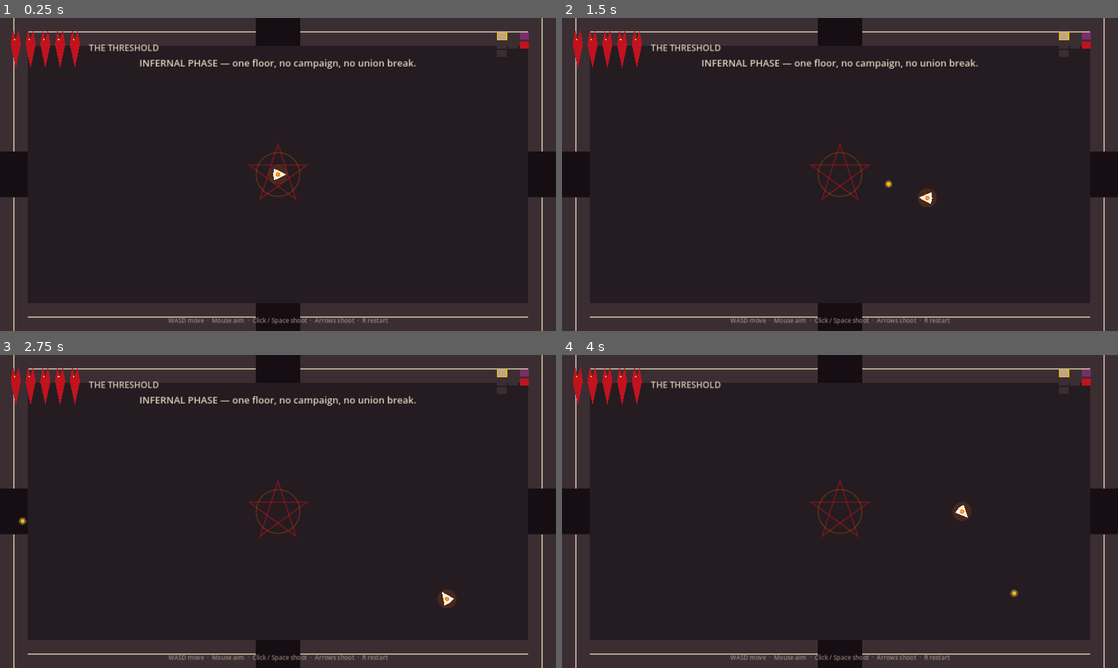
Above: before the commit, frames 1-4 (two rows, left to right).
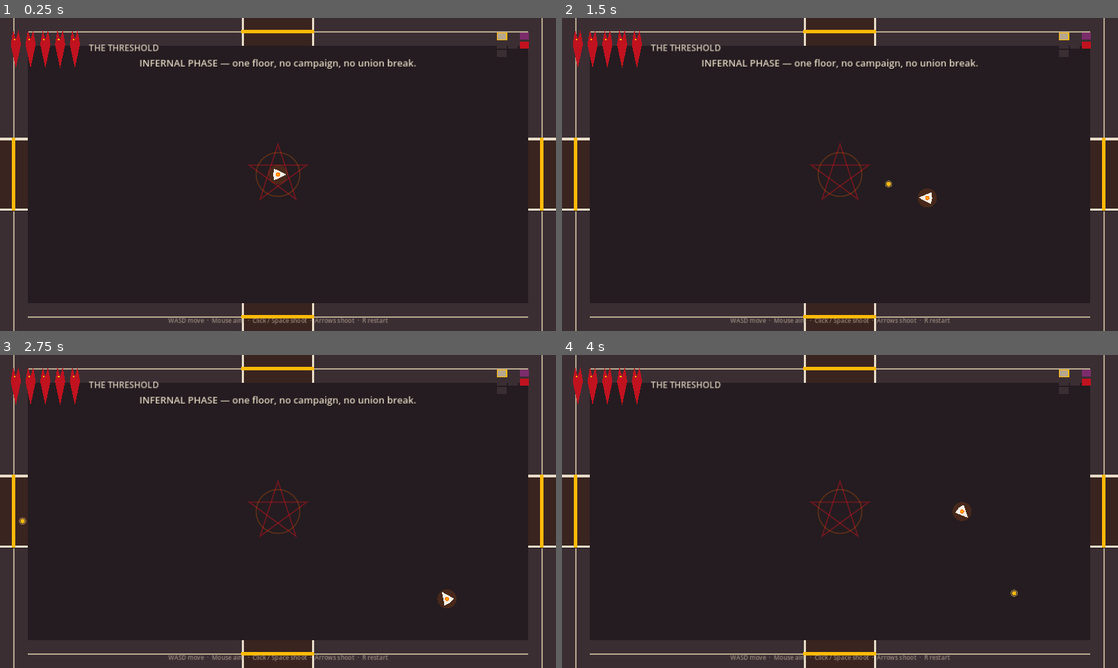
Above: after the commit, the same moments.

Repository: camiloprado/InfernalPhase
Game: Godot game, scene res://scenes/floor.tscn
Two runs of this game, one before a commit and one after it. Both use one fixed random seed, a clock stepped at 60 frames per second and the inputs below.
Inputs (mouse positions are in pixels of both pictures, inside the frame that each line leads up to):
- Up to frame 1 (0.25 s): no input
- Up to frame 2 (1.5 s): tap Enter at 0.5 s; move the mouse to (962, 158) at 0.52 s; hold D (move_right) 0.53-1.28 s; tap Down (aim_down) at 0.6 s; click (962, 158) at 0.67 s; move the mouse to (728, 190) at 1.27 s; hold S (move_down) from 1.28 s (still down); tap Left (aim_left) at 1.35 s; click (728, 190) at 1.42 s
- Up to frame 3 (2.75 s): move the mouse to (333, 442) at 2.02 s; release S (move_down) at 2.03 s; hold D (move_right) from 2.03 s (still down); tap Right (aim_right) at 2.1 s; click (333, 442) at 2.17 s
- Up to frame 4 (4 s): move the mouse to (812, 574) at 2.77 s; release D (move_right) at 2.78 s; hold W (move_up) 2.78-3.53 s; tap Up (aim_up) at 2.85 s; click (812, 574) at 2.92 s; move the mouse to (1006, 558) at 3.52 s; hold A (move_left) from 3.53 s (still down); tap E (interact) at 3.6 s; click (1006, 558) at 3.67 s

The runs differ from the first frame. In frame 1, 3.3% of the frame differs, in the area x 0-100%, y 0-100%; in frame 2, 3.3%; in frame 3, 3.3%; in frame 4, 3.3%.

Commit message:
Tune first east cantor, wretch contrast, and wider door gaps.
East combat uses a gentler Ash Cantor so the Concierge path is clearable.
Ring wretches get a bone rim and ember cracks. Open doors are wider with
bone jambs and an ember seal; lock logic is unchanged.

Co-authored-by: camilovgprado21 <camilovgprado21@gmail.com>

Diff:
--- a/scripts/enemy.gd
+++ b/scripts/enemy.gd
@@ -26,6 +26,7 @@
 var ring_off := 0.0
 var visual_rot := 0.0
 var home := Vector2.ZERO
+var intro := false
 
 @onready var _col: CollisionShape2D = $CollisionShape2D
 
@@ -43,24 +44,30 @@
 	_col.shape = circle
 
 
-func configure(p_kind: Kind, at: Vector2) -> void:
+func configure(p_kind: Kind, at: Vector2, p_intro: bool = false) -> void:
 	kind = p_kind
+	intro = p_intro
 	global_position = at
 	home = at
 	spawn_pos = at
 	match kind:
 		Kind.IMP:
 			hp = 3
-			radius = 12.0
+			radius = 13.0
 			fire_cd = Game.rng.randf_range(0.7, 1.2)
 		Kind.WRETCH:
 			hp = 8
-			radius = 18.0
+			radius = 22.0
 			fire_cd = Game.rng.randf_range(0.9, 1.4)
 		Kind.CULTIST:
-			hp = 5
-			radius = 14.0
-			fire_cd = Game.rng.randf_range(0.8, 1.3)
+			if intro:
+				hp = 3
+				radius = 16.0
+				fire_cd = Game.rng.randf_range(1.5, 1.9)
+			else:
+				hp = 5
+				radius = 15.0
+				fire_cd = Game.rng.randf_range(0.8, 1.3)
 		Kind.BOSS:
 			hp = 56
 			radius = 38.0
@@ -101,7 +108,8 @@
 			velocity = ((home + orbit * 42.0) - global_position) * 1.4
 		Kind.CULTIST:
 			var perp := to_p.orthogonal().normalized() if to_p.length() > 1.0 else Vector2.RIGHT
-			velocity = perp * 90.0 * sin(visual_rot * 2.0)
+			var strafe := 50.0 if intro else 90.0
+			velocity = perp * strafe * sin(visual_rot * 2.0)
 			if to_p.length() < 140.0:
 				velocity += -to_p.normalized() * 40.0
 			elif to_p.length() > 280.0:
@@ -126,7 +134,7 @@
 		Kind.CULTIST:
 			if not wave_busy:
 				_start_wave()
-			fire_cd = 2.35
+			fire_cd = 3.1 if intro else 2.35
 		Kind.BOSS:
 			_boss_fire()
 
@@ -148,14 +156,18 @@
 	if floor_node == null:
 		wave_busy = false
 		return
-	for i in 10:
+	var count := 5 if intro else 10
+	var spd := 118.0 if intro else 175.0
+	var gap := 0.14 if intro else 0.075
+	var amp := 20.0 if intro else 34.0
+	for i in count:
 		if not is_instance_valid(self) or not alive or not is_inside_tree():
 			wave_busy = false
 			return
-		var lateral := sin(i * 0.55) * 34.0
+		var lateral := sin(i * 0.55) * amp
 		var origin := global_position + aim * (radius + 8.0) + perp * lateral
-		floor_node.spawn_bullet(origin, aim, 175.0, true, Palette.ROBE_LIGHT, 5.0, 0.0)
-		await get_tree().create_timer(0.075).timeout
+		floor_node.spawn_bullet(origin, aim, spd, true, Palette.ROBE_LIGHT, 5.0, 0.0)
+		await get_tree().create_timer(gap).timeout
 	wave_busy = false
 
 
@@ -319,11 +331,17 @@
 			draw_circle(Vector2(-4, -2), 2.2, Palette.EMBER_HOT)
 			draw_circle(Vector2(4, -2), 2.2, Palette.EMBER_HOT)
 		Kind.WRETCH:
-			draw_arc(Vector2.ZERO, radius, 0.0, TAU, 28, col, 5.0, true)
+			draw_circle(Vector2.ZERO, radius + 3.0, Palette.VOID)
+			draw_arc(Vector2.ZERO, radius, 0.0, TAU, 32, Palette.BONE, 7.0, true)
+			draw_arc(Vector2.ZERO, radius - 5.0, 0.0, TAU, 24, Palette.EMBER, 2.5, true)
 			for i in 6:
 				var a := visual_rot + i * TAU / 6.0
-				draw_circle(Vector2.RIGHT.rotated(a) * radius, 4.0, Palette.BONE)
-			draw_circle(Vector2.ZERO, 5.0, Palette.VOID)
+				var tip := Vector2.RIGHT.rotated(a) * radius
+				draw_line(tip * 0.25, tip, Palette.EMBER_HOT, 2.0)
+				draw_circle(tip, 5.5, Palette.BONE)
+				draw_circle(tip, 2.0, Palette.EMBER)
+			draw_circle(Vector2.ZERO, 7.0, Palette.EMBER)
+			draw_circle(Vector2.ZERO, 3.0, Palette.EMBER_HOT)
 		Kind.CULTIST:
 			var robe := PackedVector2Array([
 				Vector2(0, -radius - 2),
@@ -331,10 +349,14 @@
 				Vector2(0, radius * 0.7),
 				Vector2(-radius * 0.85, radius),
 			])
-			draw_colored_polygon(robe, col)
-			draw_circle(Vector2(0, -radius * 0.35), 6.5, Palette.BONE_DIM)
-			draw_circle(Vector2(-2.5, -radius * 0.4), 1.5, Palette.VOID)
-			draw_circle(Vector2(2.5, -radius * 0.4), 1.5, Palette.VOID)
+			draw_colored_polygon(robe, Palette.ROBE_LIGHT if intro else col)
+			var outline := robe.duplicate()
+			outline.append(robe[0])
+			draw_polyline(outline, Palette.BONE, 2.0, true)
+			draw_circle(Vector2(0, -radius * 0.35), 7.0, Palette.BONE)
+			draw_circle(Vector2(-2.5, -radius * 0.4), 1.6, Palette.VOID)
+			draw_circle(Vector2(2.5, -radius * 0.4), 1.6, Palette.VOID)
+			draw_circle(Vector2(0, -radius - 6.0), 3.0, Palette.EMBER_HOT)
 		Kind.BOSS:
 			draw_circle(Vector2.ZERO, radius, Palette.VOID)
 			draw_arc(Vector2.ZERO, radius, 0.0, TAU, 40, col, 6.0, true)
@@ -356,7 +378,7 @@
 		Kind.IMP:
 			return Palette.EMBER
 		Kind.WRETCH:
-			return Palette.BONE_DIM
+			return Palette.BONE
 		Kind.CULTIST:
 			return Palette.ROBE
 		Kind.BOSS:
--- a/scripts/floor.gd
+++ b/scripts/floor.gd
@@ -5,7 +5,7 @@
 	{ "id": "start", "grid": Vector2i(0, 0), "kind": Room.Kind.START, "pack": [] },
 	{ "id": "north", "grid": Vector2i(0, -1), "kind": Room.Kind.COMBAT, "pack": ["imp", "imp"] },
 	{ "id": "west", "grid": Vector2i(-1, 0), "kind": Room.Kind.COMBAT, "pack": ["wretch"] },
-	{ "id": "east", "grid": Vector2i(1, 0), "kind": Room.Kind.COMBAT, "pack": ["cultist"] },
+	{ "id": "east", "grid": Vector2i(1, 0), "kind": Room.Kind.COMBAT, "pack": ["cantor"] },
 	{ "id": "npc", "grid": Vector2i(2, 0), "kind": Room.Kind.NPC, "pack": [] },
 	{ "id": "south", "grid": Vector2i(0, 1), "kind": Room.Kind.COMBAT, "pack": ["cultist", "cultist"] },
 	{ "id": "se", "grid": Vector2i(1, 1), "kind": Room.Kind.COMBAT, "pack": ["wretch", "imp"] },
@@ -17,6 +17,7 @@
 	"imp": Enemy.Kind.IMP,
 	"wretch": Enemy.Kind.WRETCH,
 	"cultist": Enemy.Kind.CULTIST,
+	"cantor": Enemy.Kind.CULTIST,
 	"boss": Enemy.Kind.BOSS,
 }
 
@@ -145,7 +146,7 @@
 		var enemy: Enemy = _enemy_scene.instantiate()
 		actors.add_child(enemy)
 		var at := room.spawn_offset(i, total)
-		enemy.configure(KIND_MAP[key], at)
+		enemy.configure(KIND_MAP[key], at, key == "cantor")
 		enemy.set_meta("room", room.room_id)
 	room.set_meta("alive", total)
 
--- a/scripts/game.gd
+++ b/scripts/game.gd
@@ -12,7 +12,7 @@
 const MAX_HEARTS := 5
 const ROOM_SIZE := Vector2(1280, 720)
 const WALL := 64.0
-const DOOR_WIDTH := 104.0
+const DOOR_WIDTH := 168.0
 
 var hearts: int = MAX_HEARTS
 var floor_seed: int = 0
--- a/scripts/room.gd
+++ b/scripts/room.gd
@@ -23,6 +23,7 @@
 
 var _door_bodies: Dictionary = {}
 var _door_visuals: Dictionary = {}
+var _door_seals: Dictionary = {}
 var _built := false
 
 
@@ -156,12 +157,33 @@
 
 func _paint_gap(rect: Rect2) -> void:
 	var hole := ColorRect.new()
-	hole.color = Color("160e12")
+	hole.color = Color("3a2420")
 	hole.position = rect.position
 	hole.size = rect.size
 	hole.mouse_filter = Control.MOUSE_FILTER_IGNORE
 	hole.z_index = -6
 	add_child(hole)
+	# Bone jambs so an open door reads as a mouth, not a wall notch.
+	var jamb_a := ColorRect.new()
+	var jamb_b := ColorRect.new()
+	jamb_a.color = Palette.BONE
+	jamb_b.color = Palette.BONE
+	jamb_a.mouse_filter = Control.MOUSE_FILTER_IGNORE
+	jamb_b.mouse_filter = Control.MOUSE_FILTER_IGNORE
+	jamb_a.z_index = -5
+	jamb_b.z_index = -5
+	if rect.size.x >= rect.size.y:
+		jamb_a.size = Vector2(6, rect.size.y)
+		jamb_b.size = Vector2(6, rect.size.y)
+		jamb_a.position = rect.position
+		jamb_b.position = Vector2(rect.position.x + rect.size.x - 6.0, rect.position.y)
+	else:
+		jamb_a.size = Vector2(rect.size.x, 6)
+		jamb_b.size = Vector2(rect.size.x, 6)
+		jamb_a.position = rect.position
+		jamb_b.position = Vector2(rect.position.x, rect.position.y + rect.size.y - 6.0)
+	add_child(jamb_a)
+	add_child(jamb_b)
 
 
 func _draw_floor(node: Node2D) -> void:
@@ -242,9 +264,21 @@
 	vis.position = -rect.size * 0.5
 	vis.mouse_filter = Control.MOUSE_FILTER_IGNORE
 	body.add_child(vis)
+	var seal := ColorRect.new()
+	seal.name = "Seal"
+	seal.color = Palette.EMBER_HOT
+	seal.mouse_filter = Control.MOUSE_FILTER_IGNORE
+	if rect.size.x >= rect.size.y:
+		seal.size = Vector2(rect.size.x, 8)
+		seal.position = Vector2(-rect.size.x * 0.5, -4.0)
+	else:
+		seal.size = Vector2(8, rect.size.y)
+		seal.position = Vector2(-4.0, -rect.size.y * 0.5)
+	body.add_child(seal)
 	add_child(body)
 	_door_bodies[dir] = body
 	_door_visuals[dir] = vis
+	_door_seals[dir] = seal
 	# Start open so you can walk in; lock_doors() slams them after entry.
 	_set_door_blocked(dir, false)
 
@@ -260,6 +294,10 @@
 	body.collision_layer = 1 if blocked else 0
 	vis.visible = blocked
 	vis.color = Palette.HELL_RED if blocked and not cleared else Palette.EMBER
+	if _door_seals.has(dir):
+		var seal: ColorRect = _door_seals[dir]
+		seal.visible = not blocked
+		seal.color = Palette.EMBER_HOT
 
 
 func _spawn_npc() -> void:
